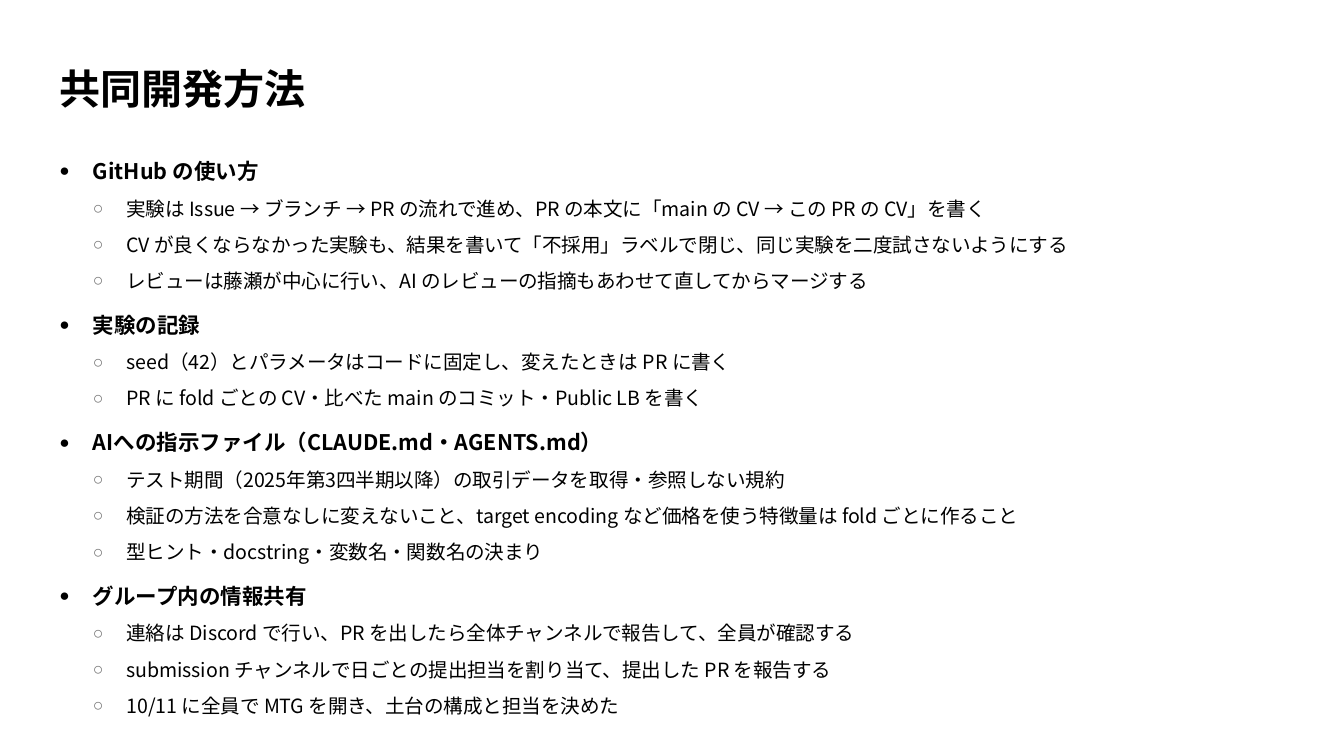
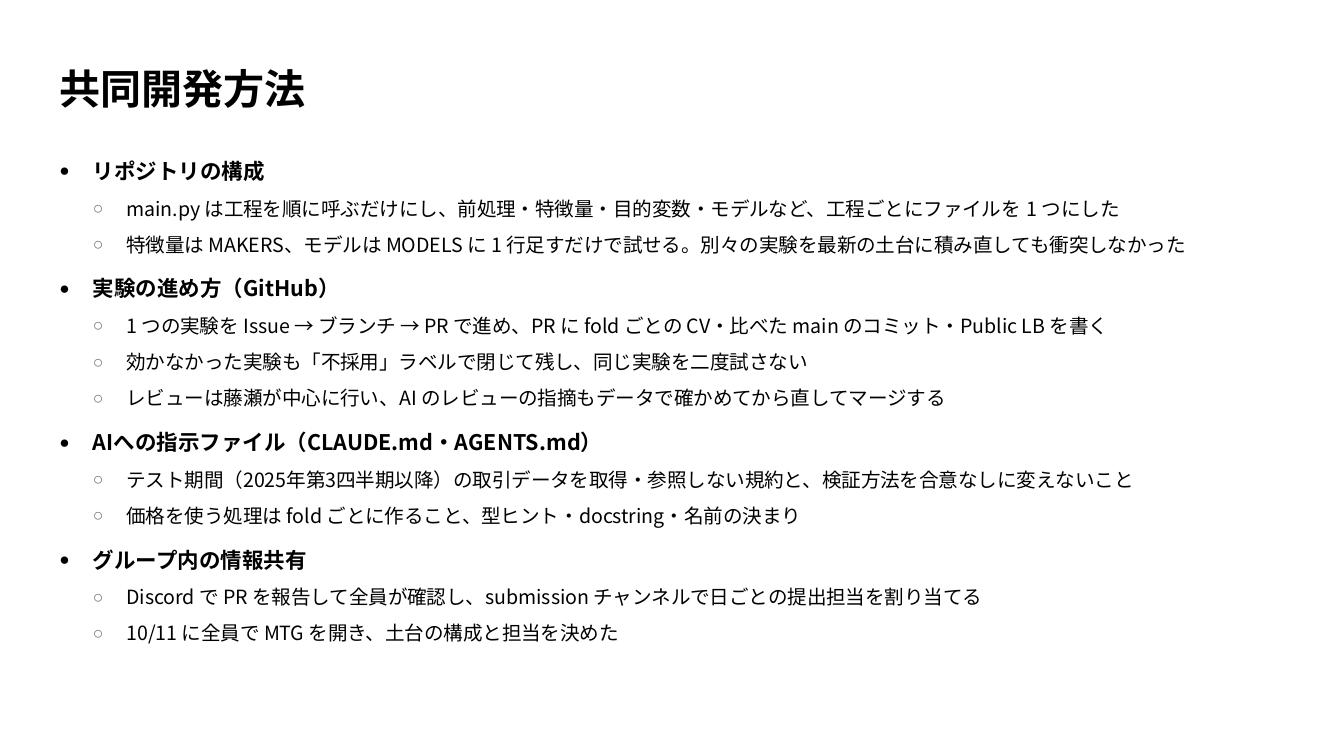
Before and after one commit to TaisukeFujise/condominium-price-pred, a slide deck: slide 5 of slides/midterm/midterm.pptx. Drawn at 1344x756 pixels with LibreOffice and Linux fonts; fonts in the diff are those of the drawing. Boxes give left, top, right and bottom in pixels: in the first picture for what was removed or moved away, otherwise in the second. Text is boxed around its words. In the diff, an @@ line names an element or a change of style, - is before the commit and + after.

```diff
--- a/slides/midterm/midterm.pptx
+++ b/slides/midterm/midterm.pptx
@@ text at [93,160,1186,407]: text changed @@
-● GitHub の使い方
-  ○ 実験は Issue → ブランチ → PR の流れで進め、PR の本文に「main の CV → この PR の CV」を書く
-  ○ CV が良くならなかった実験も、結果を書いて「不採用」ラベルで閉じ、同じ実験を二度試さないようにする
-  ○ レビューは藤瀬が中心に行い、AI のレビューの指摘もあわせて直してからマージする
-● 実験の記録
-  ○ seed（42）とパラメータはコードに固定し、変えたときは PR に書く
-  ○ PR に fold ごとの CV・比べた main のコミット・Public LB を書く
+● リポジトリの構成
+  ○ main.py は工程を順に呼ぶだけにし、前処理・特徴量・目的変数・モデルなど、工程ごとにファイルを 1 つにした
+  ○ 特徴量は MAKERS、モデルは MODELS に 1 行足すだけで試せる。別々の実験を最新の土台に積み直しても衝突しなかった
+● 実験の進め方（GitHub）
+  ○ 1 つの実験を Issue → ブランチ → PR で進め、PR に fold ごとの CV・比べた main のコミット・Public LB を書く
+  ○ 効かなかった実験も「不採用」ラベルで閉じて残し、同じ実験を二度試さない
+  ○ レビューは藤瀬が中心に行い、AI のレビューの指摘もデータで確かめてから直してマージする
@@ text at [126,470,1133,528]: text changed @@
-  ○ テスト期間（2025年第3四半期以降）の取引データを取得・参照しない規約
-  ○ 検証の方法を合意なしに変えないこと、target encoding など価格を使う特徴量は fold ごとに作ること
-  ○ 型ヒント・docstring・変数名・関数名の決まり
+  ○ テスト期間（2025年第3四半期以降）の取引データを取得・参照しない規約と、検証方法を合意なしに変えないこと
+  ○ 価格を使う処理は fold ごとに作ること、型ヒント・docstring・名前の決まり
@@ text at [126,587,982,606]: text changed @@
-  ○ 連絡は Discord で行い、PR を出したら全体チャンネルで報告して、全員が確認する
-  ○ submission チャンネルで日ごとの提出担当を割り当て、提出した PR を報告する
+  ○ Discord で PR を報告して全員が確認し、submission チャンネルで日ごとの提出担当を割り当てる
```
Also in this commit, not shown: 2 other files.
